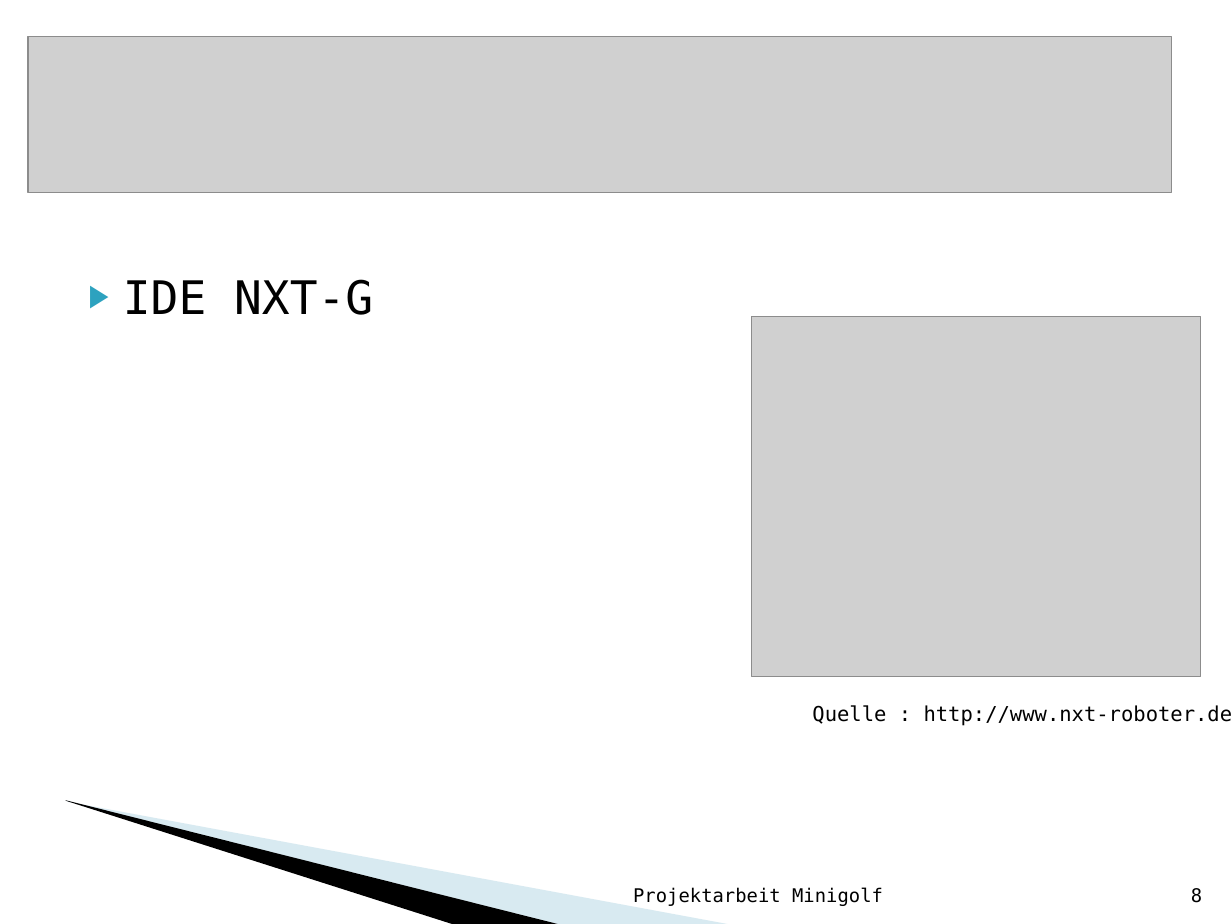
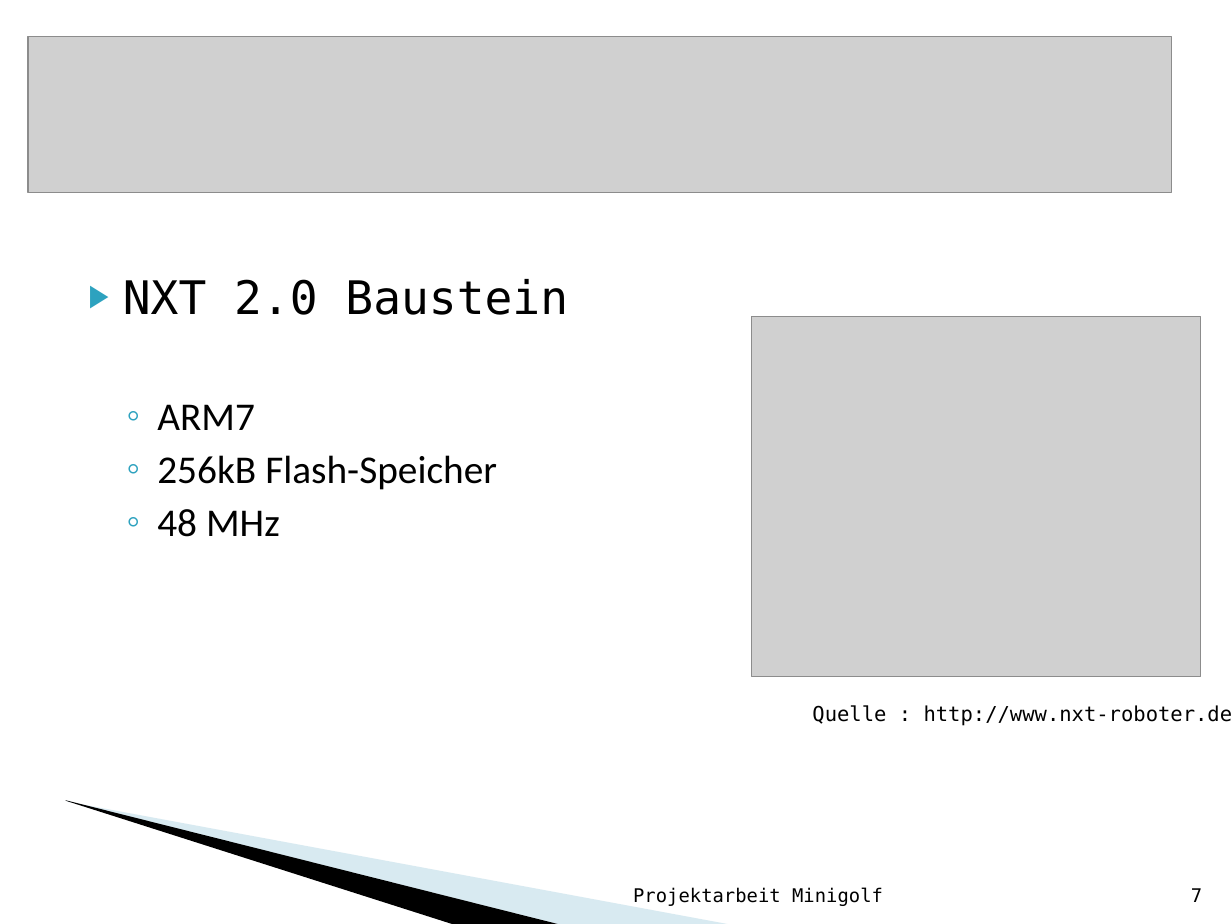
Before and after one commit to Rabbit2Clone/LegoMinigolfV1, a slide deck: slide 7 of Minigolf_mit_Lego_Mindstorms.ppt (slide 8 before the commit). Drawn at 1232x924 pixels with LibreOffice and Linux fonts; fonts in the diff are those of the drawing; grey boxes stand for pictures; background and template pictures are left out. Boxes give left, top, right and bottom in pixels: in the first picture for what was removed or moved away, otherwise in the second. Text is boxed around its words. In the diff, an @@ line names an element or a change of style, - is before the commit and + after.

```diff
--- a/Minigolf_mit_Lego_Mindstorms.ppt
+++ b/Minigolf_mit_Lego_Mindstorms.ppt
@@ text at [123, 279, 568, 537]: text changed; size 27 to 23 pt; font DejaVu Sans Mono to Calibri @@
-▶ IDE NXT-G
+▶ NXT 2.0 Baustein
+  ◦ ARM7
+  ◦ 256kB Flash-Speicher
+  ◦ 48 MHz
@@ page number at [1191, 888, 1202, 902]: text changed @@
-8
+7
```
Also in this commit, not shown: 12 other slides changed, 2 slides added, 2 slides removed.
